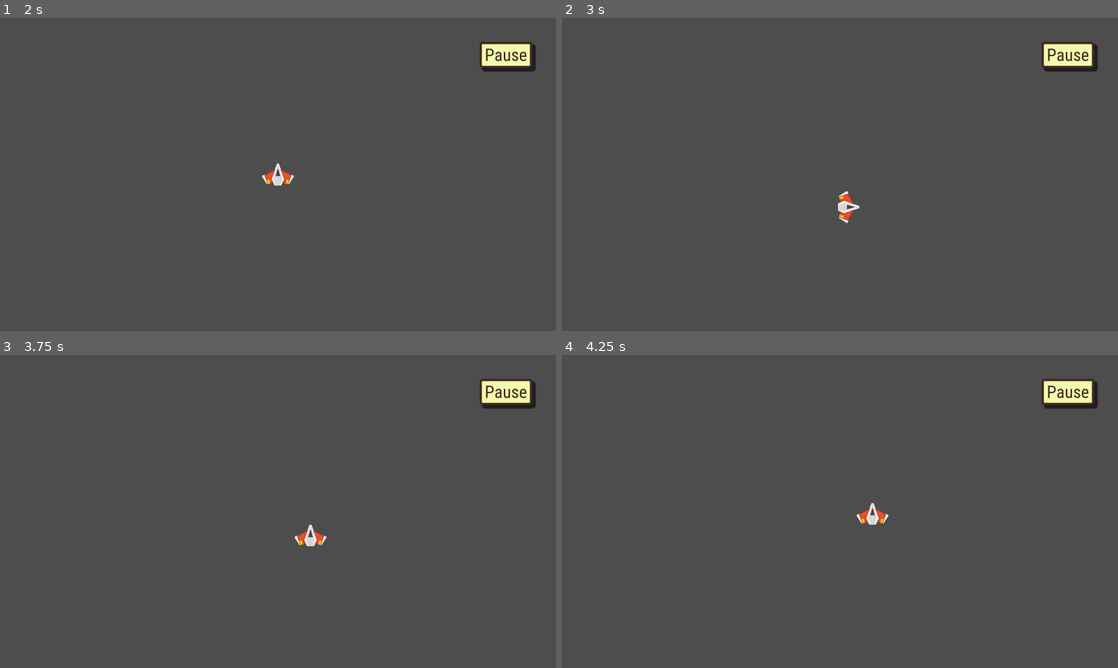
Above: before the commit, frames 1-4 (two rows, left to right).
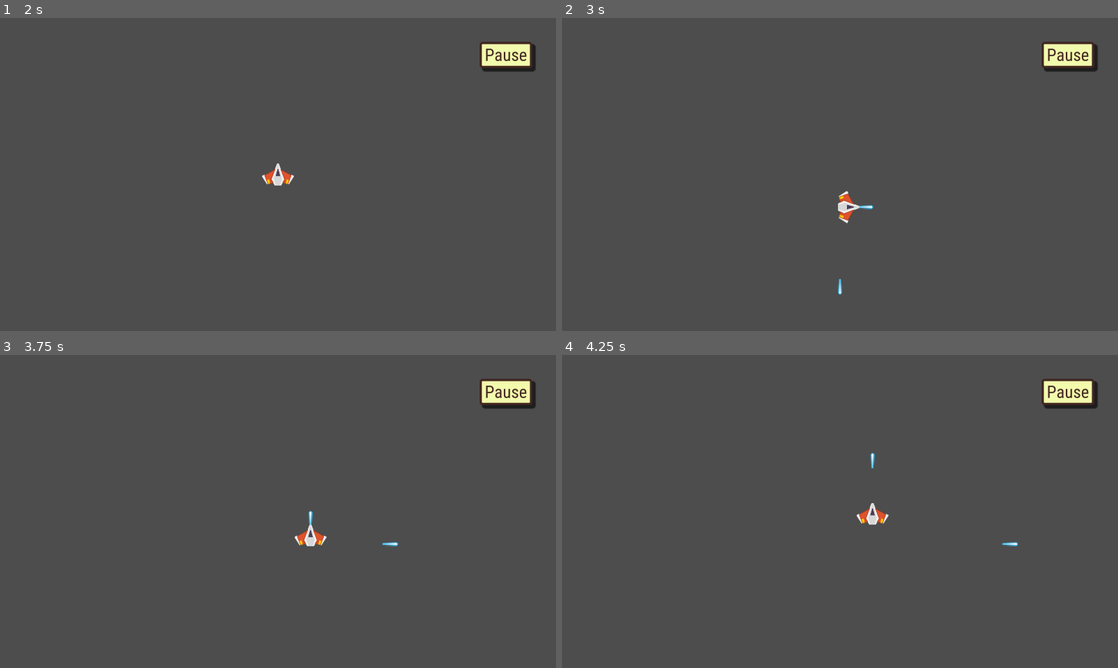
Above: after the commit, the same moments.

Repository: fernandogcat/preludium
Game: Godot game, scene res://GameEntrypoint.tscn
The game is run twice, just before and just after one commit, with the same random seed, the same clock (stepped at 60 frames per second) and the same inputs.
Inputs:
- Up to frame 1 (2 s): hold D (right) 0.53-1.25 s; tap Space (fire, bound only after the commit) at 0.6 s; click "Start Game" at 1.25 s
- Up to frame 2 (3 s): hold S (down) 2.03-2.78 s; tap Space (fire, bound only after the commit) at 2.1, 2.85 s; hold D (right) from 2.78 s (still down)
- Up to frame 3 (3.75 s): release D (right) at 3.53 s; hold W (up) from 3.53 s (still down); tap Space (fire, bound only after the commit) at 3.6 s
- Up to frame 4 (4.25 s): keep holding W (up)

Frame 1 is identical in both runs. In frame 2, less than 0.1% of the frame differs, in the area x 49-56%, y 59-89%; in frame 3, less than 0.1%; in frame 4, less than 0.1%, in the area x 55-82%, y 31-62%.

Commit message:
✨ Ship fire bullets

Diff:
--- /dev/null
+++ b/Components/Bullet/Bullet.gd
@@ -0,0 +1,17 @@
+class_name Bullet
+extends Node2D
+
+var speed = 400
+var direction = Vector2()
+
+func setup(_global_position: Vector2, _direction: Vector2):
+	self.global_position = _global_position
+	self.direction = _direction
+	self.rotation = direction.angle()
+
+func _process(delta):
+	position.x += direction.x * speed * delta
+	position.y += direction.y * speed * delta
+
+	if position.x > get_viewport_rect().size.x:
+		queue_free()
--- a/Components/Bullet/Bullet.tscn
+++ b/Components/Bullet/Bullet.tscn
@@ -1,8 +1,10 @@
-[gd_scene load_steps=2 format=3 uid="uid://7p5jj6yagkqe"]
+[gd_scene load_steps=3 format=3 uid="uid://7p5jj6yagkqe"]
 
+[ext_resource type="Script" path="res://Components/Bullet/Bullet.gd" id="1_8utcu"]
 [ext_resource type="Texture2D" uid="uid://dmk6xwdw5qix4" path="res://Art/Bullet/laserBlue16.png" id="1_vkx5q"]
 
 [node name="Bullet" type="Node2D"]
+script = ExtResource("1_8utcu")
 
 [node name="Sprite" type="Sprite2D" parent="."]
 position = Vector2(24, 0)
--- a/Components/SampleGame/GameLogic/GameLogic.gd
+++ b/Components/SampleGame/GameLogic/GameLogic.gd
@@ -4,4 +4,5 @@
 @onready var ship := %Ship
 
 func update_physics(delta):
+	ship.check_attack()
 	ship.move(delta)
--- a/Components/SampleGame/SampleGame.tscn
+++ b/Components/SampleGame/SampleGame.tscn
@@ -1,19 +1,10 @@
-[gd_scene load_steps=4 format=3 uid="uid://cq3dpwcjv8axf"]
+[gd_scene load_steps=3 format=3 uid="uid://cq3dpwcjv8axf"]
 
 [ext_resource type="Script" path="res://Components/SampleGame/GameLogic/GameLogic.gd" id="1_nvrw1"]
-[ext_resource type="Texture2D" uid="uid://csychq3lglhur" path="res://Art/Bullet/playerShip2_orange.png" id="1_p0nuw"]
-[ext_resource type="Script" path="res://Components/SampleGame/Ship/Ship.gd" id="3_sk2cm"]
+[ext_resource type="PackedScene" uid="uid://1k1kjwke51wq" path="res://Components/SampleGame/Ship/Ship.tscn" id="2_7pg5b"]
 
 [node name="GameLogic" type="Node"]
 script = ExtResource("1_nvrw1")
 
-[node name="Ship" type="Node2D" parent="."]
+[node name="Ship" parent="." instance=ExtResource("2_7pg5b")]
 unique_name_in_owner = true
-position = Vector2(960, 540)
-rotation = -1.57079
-script = ExtResource("3_sk2cm")
-speed = 150.0
-
-[node name="Sprite" type="Sprite2D" parent="Ship"]
-rotation = 1.5708
-texture = ExtResource("1_p0nuw")
--- a/Components/SampleGame/Ship/Ship.gd
+++ b/Components/SampleGame/Ship/Ship.gd
@@ -1,12 +1,25 @@
 class_name Ship
 extends Node2D
 
+const bullet_path = "res://Components/Bullet/Bullet.tscn"
+
 @export var speed: float = 10
+
+func check_attack():
+	if !Input.is_action_just_pressed("fire"): return
+	_fire_bullet()
 
 func move(delta):
 	var movement = _get_movement()
+	if movement == Vector2.ZERO: return
 	transform.origin += movement * speed * delta
 	_update_direction(movement)
+
+func _fire_bullet():
+	var bullet := preload(bullet_path).instantiate()
+	var direction := Vector2(1, 0).rotated(rotation)
+	bullet.setup(global_position, direction)
+	get_parent().add_child(bullet)
 
 func _get_movement() -> Vector2:
 	var movement = Vector2(
@@ -16,6 +29,5 @@
 	return movement.normalized()
 
 func _update_direction(movement: Vector2):
-	if movement == Vector2.ZERO: return
 	var angle_rad = movement.angle()
 	rotation_degrees = angle_rad * 180 / PI
--- /dev/null
+++ b/Components/SampleGame/Ship/Ship.tscn
@@ -0,0 +1,15 @@
+[gd_scene load_steps=3 format=3 uid="uid://1k1kjwke51wq"]
+
+[ext_resource type="Script" path="res://Components/SampleGame/Ship/Ship.gd" id="1_vbarh"]
+[ext_resource type="Texture2D" uid="uid://csychq3lglhur" path="res://Art/Bullet/playerShip2_orange.png" id="2_xkmgm"]
+
+[node name="Ship" type="Node2D"]
+z_index = 10
+position = Vector2(960, 540)
+rotation = -1.57079
+script = ExtResource("1_vbarh")
+speed = 150.0
+
+[node name="Sprite" type="Sprite2D" parent="."]
+rotation = 1.5708
+texture = ExtResource("2_xkmgm")
--- a/project.godot
+++ b/project.godot
@@ -70,6 +70,11 @@
 , Object(InputEventKey,"resource_local_to_scene":false,"resource_name":"","device":-1,"window_id":0,"alt_pressed":false …(186 unchanged characters)…
 ]
 }
+fire={
+"deadzone": 0.5,
+"events": [Object(InputEventKey,"resource_local_to_scene":false,"resource_name":"","device":-1,"window_id":0,"alt_pressed":false,"shift_pressed":false,"ctrl_pressed":false,"meta_pressed":false,"pressed":false,"keycode":0,"physical_keycode":32,"key_label":0,"unicode":32,"location":0,"echo":false,"script":null)
+]
+}
 
 [rendering]
 
